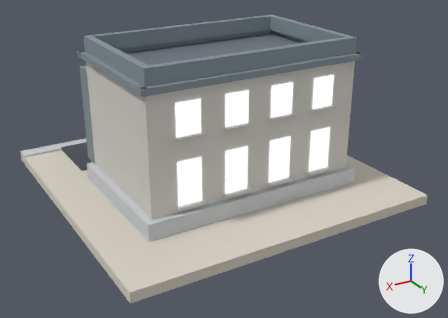
A saved change to the glTF model public/models/v2/24_lod1.glb.
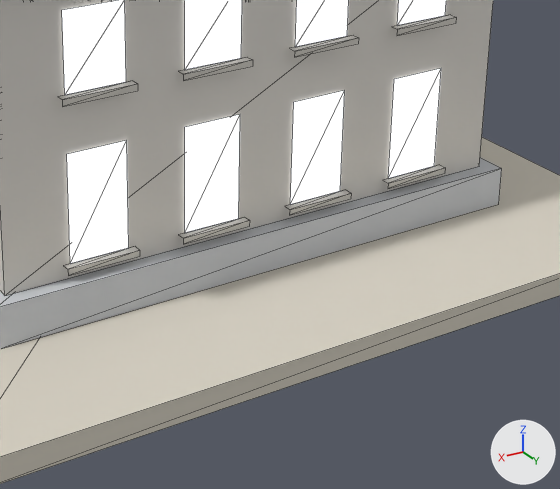
There are two pictures of each version: one whole from a camera (50 mm lens) standing at (0.901, 1.597, 0.863) and looking at (-0.011, 0.076, 0.102), one close up on the part from 33% to 85% of the width and 31% to 94% of the height. The lights are fixed; the arrows at lower right show +X, +Y and +Z. The older version's two pictures come first. The close-ups show mesh edges as thin lines. Vertices at exactly the same position are counted once.

The scene before the commit, as lines of its bpy script (objects in view):
```python
me_b24_v2_lod1 = bpy.data.meshes.new('b24_v2_lod1')
me_b24_v2_lod1.from_pydata(...)  # 311 vertices, 295 faces; spans x -0.48..0.48, y -0.48..0.48, z 0.0..0.483
me_b24_v2_lod1.materials.append(mat_paving)
me_b24_v2_lod1.materials.append(mat_concrete)
me_b24_v2_lod1.materials.append(mat_asphalt)
me_b24_v2_lod1.materials.append(mat_wall_white)
me_b24_v2_lod1.materials.append(mat_roof_flat)
me_b24_v2_lod1.materials.append(mat_wall_navy)
me_b24_v2_lod1.materials.append(mat_glow_window_res)
me_b24_v2_lod1.materials.append(mat_white)
me_b24_v2_lod1.materials.append(mat_glow_sign)
me_b24_v2_lod1.materials.append(mat_wall_grey)
me_b24_v2_lod1.materials.append(mat_glass_dark)
me_b24_v2_lod1.materials.append(mat_metal)
me_b24_v2_lod1.materials.append(mat_sign_green)
# before: 132 (-0.181, 0.283, 0.099) at pixel (388, 178), 133 (-0.253, 0.283, 0.099) at pixel (434, 166), 134 (-0.253, 0.283, 0.228) at pixel (441, 68), 135 (-0.181, 0.283, 0.228) at pixel (394, 79), 136 (-0.036, 0.283, 0.099) at pixel (290, 204)
# before: 137 (-0.108, 0.283, 0.099) at pixel (340, 191), 138 (-0.108, 0.283, 0.228) at pixel (344, 90), 139 (-0.036, 0.283, 0.228) at pixel (293, 102), 140 (0.108, 0.283, 0.099) at pixel (184, 233), 141 (0.036, 0.283, 0.099) at pixel (238, 218)
# before: 142 (0.036, 0.283, 0.228) at pixel (240, 114), 143 (0.108, 0.283, 0.228) at pixel (184, 127), 144 (0.253, 0.283, 0.099) at pixel (70, 263), 145 (0.181, 0.283, 0.099) at pixel (128, 248), 146 (0.181, 0.283, 0.228) at pixel (126, 140)
# before: 147 (0.253, 0.283, 0.228) at pixel (66, 154)
ob_b24_v2_lod1 = bpy.data.objects.new('b24_v2_lod1', me_b24_v2_lod1)
ob_b24_v2_lod1.location = (0.0, 0.0, 0.0)
```
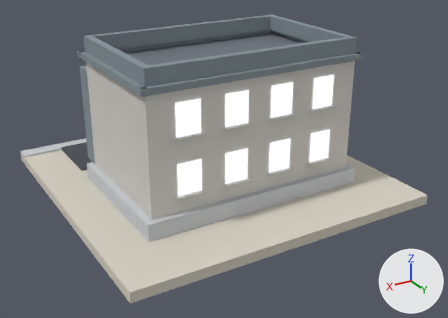
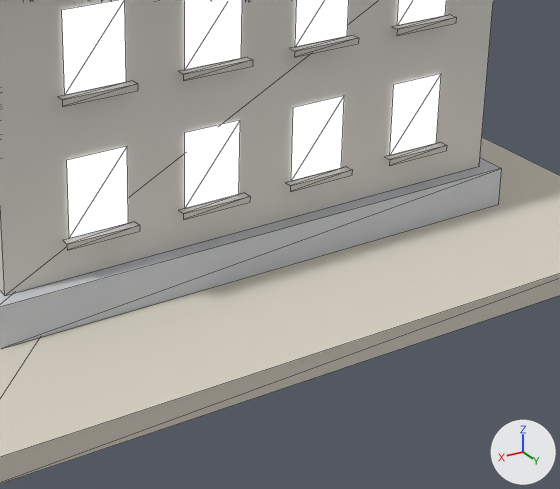
Boxes [x1, y1, x2, y2] around the edits, measured in the close-ups (560 x 489 px; the box of a moved part takes in the faces that stretch with it):
part 1 of me_b24_v2_lod1, moved or reshaped
    before: [384, 165, 445, 189]
    after: [385, 142, 447, 166]
part 2 of me_b24_v2_lod1, moved or reshaped
    before: [285, 190, 351, 215]
    after: [285, 167, 352, 192]
part 3 of me_b24_v2_lod1, moved or reshaped
    before: [179, 217, 250, 244]
    after: [179, 193, 250, 220]
part 4 of me_b24_v2_lod1, moved or reshaped
    before: [64, 247, 140, 276]
    after: [63, 222, 140, 250]
part 5 of me_b24_v2_lod1, moved or reshaped
    before: [67, 68, 441, 264]
    after: [67, 74, 441, 238]

The edits, one by one:
me_b24_v2_lod1 has 311 vertices, 295 faces and spans x -0.48..0.48, y -0.48..0.48, z 0.0..0.483.
me_b24_v2_lod1 is used by ob_b24_v2_lod1; location (0.0, 0.0, 0.0).
me_b24_v2_lod1 part 1: the loose piece of 6 vertices spanning x -0.261..-0.172, y 0.283..0.294, z 0.091..0.099 is moved by (0.0, 0.0, 0.031).
me_b24_v2_lod1 part 2: the loose piece of 6 vertices spanning x -0.117..-0.028, y 0.283..0.294, z 0.091..0.099 is moved by (0.0, 0.0, 0.031).
me_b24_v2_lod1 part 3: the loose piece of 6 vertices spanning x 0.028..0.117, y 0.283..0.294, z 0.091..0.099 is moved by (0.0, 0.0, 0.031).
me_b24_v2_lod1 part 4: the loose piece of 6 vertices spanning x 0.172..0.261, y 0.283..0.294, z 0.091..0.099 is moved by (0.0, 0.0, 0.031).
Part 5, on me_b24_v2_lod1:
Vertices 134, 135, 138, 139, 142, 143, 146, 147 of me_b24_v2_lod1 move by (0.0, 0.0, -0.007).
Vertices 132, 133, 136, 137, 140, 141, 144, 145 of me_b24_v2_lod1 move by (0.0, 0.0, 0.031).
